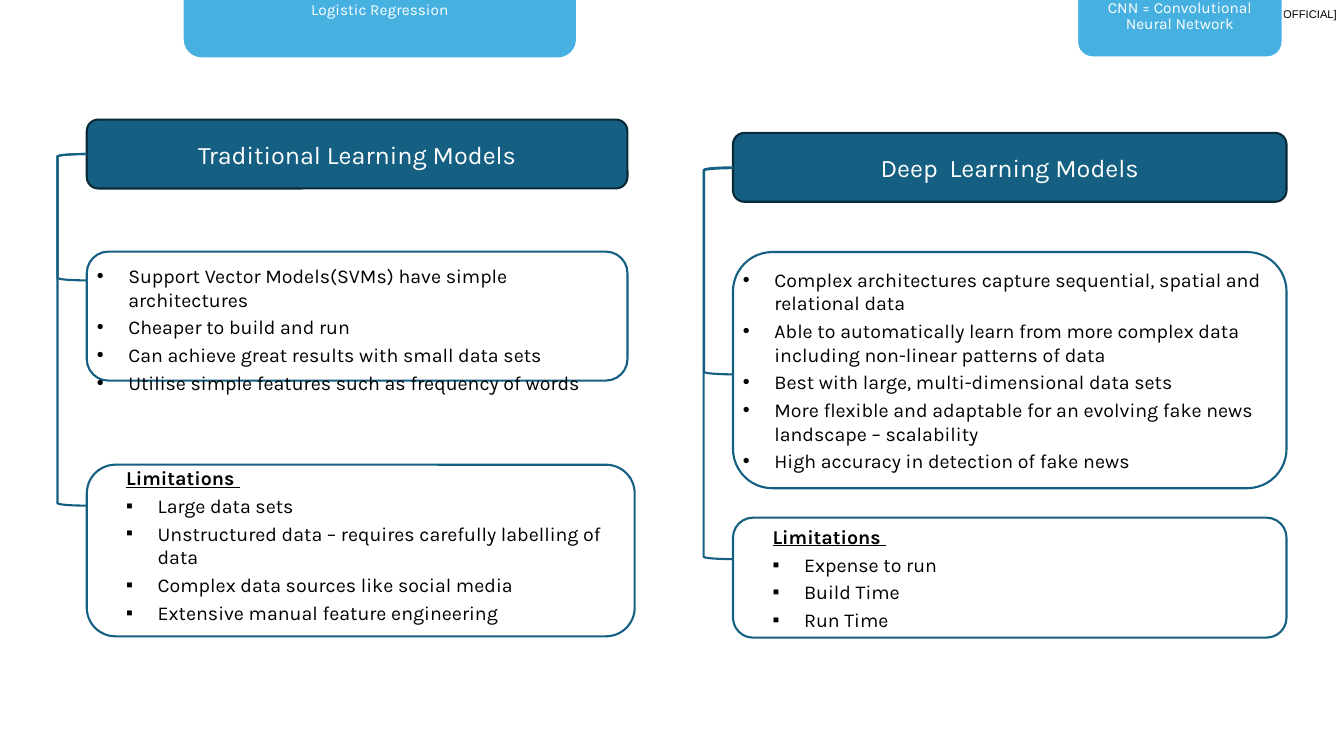
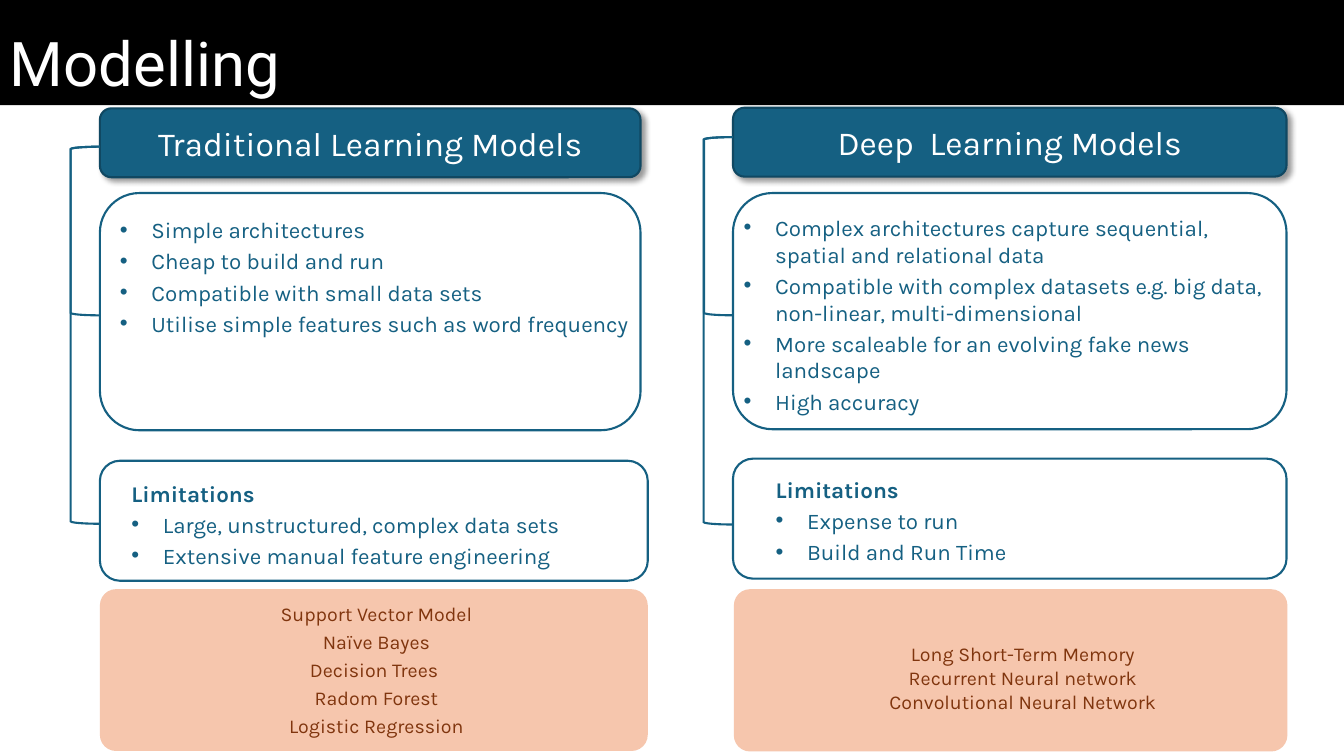
Before and after one commit to Whereiswendy/Fake-News-Predictor, a slide deck: slide 8 of DRAFT_Slides_v0.2_ww.pptx. Drawn at 1344x756 pixels with LibreOffice and Linux fonts; fonts in the diff are those of the drawing. Boxes give left, top, right and bottom in pixels: in the first picture for what was removed or moved away, otherwise in the second. Text is boxed around its words. In the diff, an @@ line names an element or a change of style, - is before the commit and + after.

```diff
--- a/DRAFT_Slides_v0.2_ww.pptx
+++ b/DRAFT_Slides_v0.2_ww.pptx
@@ rectangle added at box(0, 0, 1344, 105), fill #000000, 44 pt, text #FFFFFF @@
+Modelling
@@ text removed at box(1280, 9, 1337, 20) @@
-[OFFICIAL]
@@ rounded rectangle "Traditional Learning Models": place and size @@
-rounded rectangle "Traditional Learning Models" at box(87, 120, 627, 189)
+rounded rectangle "Traditional Learning Models" at box(100, 109, 640, 177)
@@ rounded rectangle "Traditional Learning Models" at box(100, 109, 640, 177): size 18 to 24 pt; outline #092A39 1.5 pt to #104862 1.5 pt; shadow on @@
@@ rounded rectangle "Deep Learning Models" at box(733, 108, 1287, 176): size 18 to 24 pt; outline #092A39 1.5 pt to #104862 1.5 pt; shadow on @@
@@ rounded rectangle "Deep Learning Models": place and size @@
-rounded rectangle "Deep Learning Models" at box(733, 133, 1287, 202)
+rounded rectangle "Deep Learning Models" at box(733, 108, 1287, 176)
@@ left bracket: place and size @@
-left bracket at box(57, 154, 87, 506)
+left bracket at box(71, 147, 100, 524)
@@ left bracket: place and size @@
-left bracket at box(57, 154, 87, 280)
+left bracket at box(71, 147, 100, 316)
@@ left bracket: place and size @@
-left bracket at box(704, 168, 733, 560)
+left bracket at box(704, 137, 733, 524)
@@ left bracket: place and size @@
-left bracket at box(704, 167, 733, 374)
+left bracket at box(704, 137, 733, 316)
@@ rounded rectangle: place and size @@
-rounded rectangle at box(87, 252, 627, 381)
+rounded rectangle at box(100, 194, 640, 431)
@@ rounded rectangle: place and size @@
-rounded rectangle at box(733, 252, 1287, 488)
+rounded rectangle at box(733, 194, 1287, 430)
@@ text "Complex architectures capture sequential, spatial ...": place and size @@
-text "Complex architectures capture sequential, spatial ..." at box(774, 273, 1260, 473)
+text "Complex architectures capture sequential, spatial ..." at box(775, 220, 1262, 416)
@@ text at box(151, 222, 628, 338): text changed; size 14 to 16 pt; text colour #000000 to #156082 @@
-• Support Vector Models(SVMs) have simple architectures
-• Cheaper to build and run
-• Can achieve great results with small data sets
-• Utilise simple features such as frequency of words
+• Simple architectures
+• Cheap to build and run
+• Compatible with small data sets
+• Utilise simple features such as word frequency
@@ text at box(775, 220, 1208, 269): size 14 to 16 pt, text colour #000000 to #156082 in "Complex architectures capture sequential, spatial and relati ..." @@
@@ text at box(775, 278, 1262, 416): text changed; size 14 to 16 pt; text colour #000000 to #156082 @@
-• Able to automatically learn from more complex data including non-linear patterns of data
-• Best with large, multi-dimensional data sets
-• More flexible and adaptable for an evolving fake news landscape – scalability
-• High accuracy in detection of fake news
+• Compatible with complex datasets e.g. big data, non-linear, multi-dimensional
+• More scaleable for an evolving fake news landscape
+• High accuracy
@@ rounded rectangle: place and size @@
-rounded rectangle at box(87, 465, 635, 636)
+rounded rectangle at box(100, 461, 648, 581)
@@ text "Limitations": place and size @@
-text "Limitations" at box(126, 471, 600, 625)
+text "Limitations" at box(131, 486, 559, 570)
@@ rounded rectangle: place and size @@
-rounded rectangle at box(733, 518, 1287, 638)
+rounded rectangle at box(733, 459, 1287, 579)
@@ text "Limitations": place and size @@
-text "Limitations" at box(773, 530, 937, 628)
+text "Limitations" at box(776, 482, 1006, 561)
@@ text at box(131, 486, 550, 570): size 14 to 16 pt, text colour #000000 to #156082 in "Limitations", "Extensive manual feature engineering"; underline off in "Limitations"; bullet ▪ to • @@
@@ text at box(776, 482, 958, 535): size 14 to 16 pt, text colour #000000 to #156082 in "Limitations", "Expense to run"; underline off in "Limitations"; bullet ▪ to • @@
@@ text at box(163, 517, 559, 539): text changed; size 14 to 16 pt; text colour #000000 to #156082 @@
-▪ Large data sets
-▪ Unstructured data – requires carefully labelling of data
-▪ Complex data sources like social media
+• Large, unstructured, complex data sets
@@ text at box(807, 544, 1006, 561): text changed; size 14 to 16 pt; text colour #000000 to #156082 @@
-▪ Build Time
-▪ Run Time
+• Build and Run Time
@@ text "Support Vector Model": place and size @@
-text "Support Vector Model" at box(311, 4, 448, 19)
+text "Support Vector Model" at box(281, 607, 473, 738)
@@ rounded rectangle: place and size @@
-rounded rectangle at box(184, 0, 576, 56)
+rounded rectangle at box(100, 590, 648, 752)
@@ rounded rectangle at box(100, 590, 648, 752): fill #46B1E1 to #F6C6AD @@
@@ rounded rectangle: place and size @@
-rounded rectangle at box(1078, 0, 1284, 57)
+rounded rectangle at box(734, 590, 1288, 752)
@@ rounded rectangle at box(734, 590, 1288, 752): fill #46B1E1 to #F6C6AD; outline #FFFFFF 1.5 pt to none @@
@@ text at box(281, 607, 473, 626): text changed; size 11 to 14 pt; text colour #FFFFFF to #80350E @@
-SVM = Support Vector Model
+Support Vector Model
@@ text at box(289, 636, 463, 738): size 11 to 14 pt, text colour #FFFFFF to #80350E in "Naïve Bayes", "Decision Trees", "Radom Forest", "Logistic Regression"; more space between paragraphs @@
@@ text at box(889, 647, 1156, 709): text changed; size 11 to 14 pt; text colour #FFFFFF to #80350E @@
-LSTM = Long Short-Term Memory
-RNN = Recurrent Neural network
-CNN = Convolutional Neural Network
+Long Short-Term Memory
+Recurrent Neural network
+Convolutional Neural Network
```
Also in this commit, not shown: 1 other slide changed, 4 slides added, 1 slide removed.
